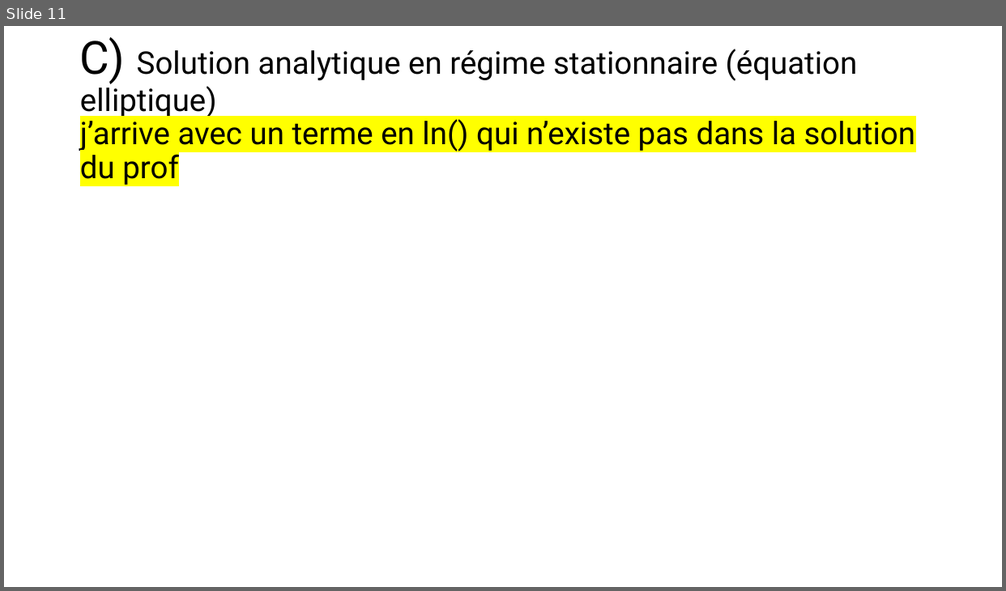
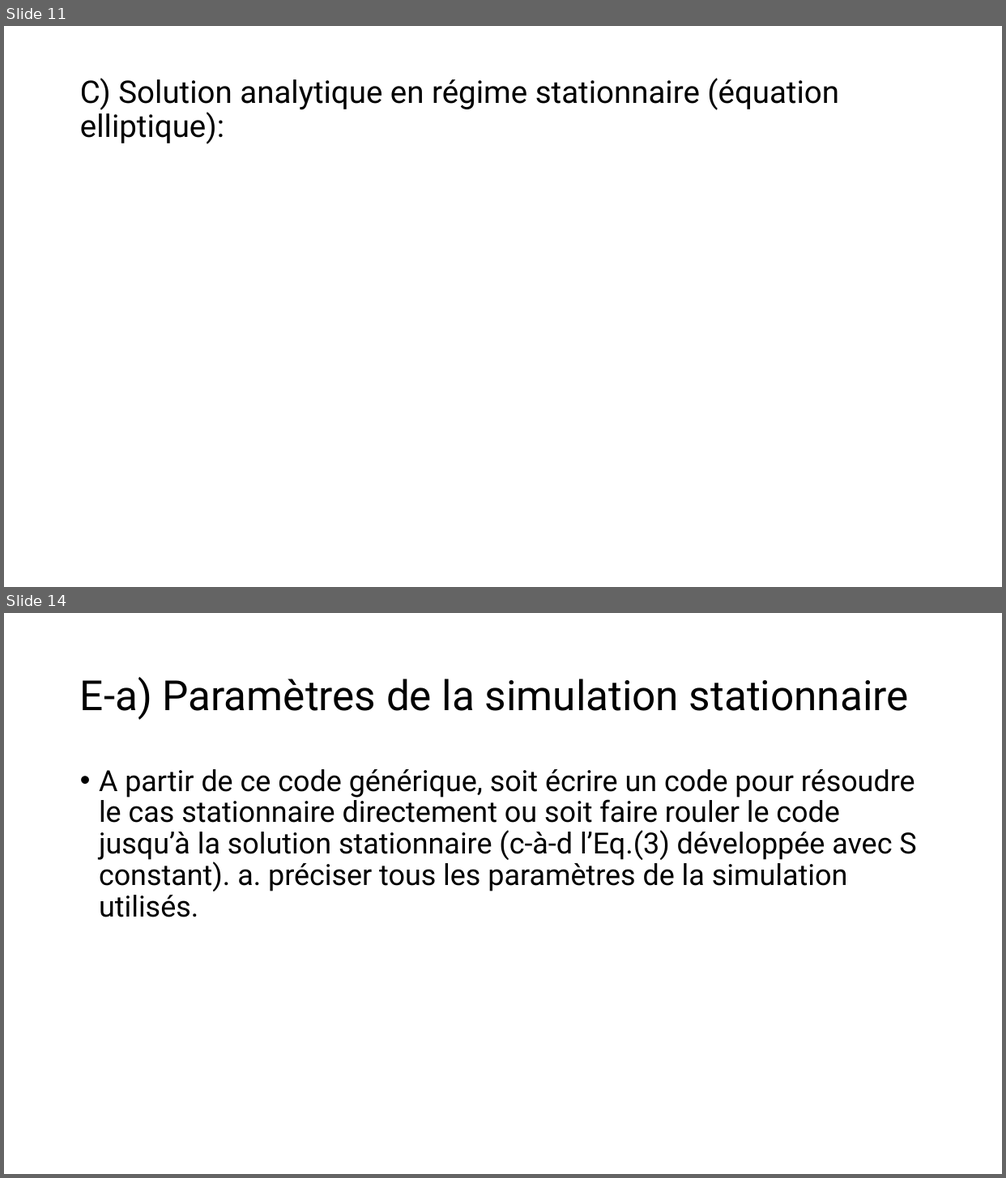
Before and after one commit to mehdibendaya/MEC8211-DEV1, a slide deck: Devoir_1.pptx. Shown one above the other, each under a label of ours: slide 11 before the commit, slides 11 and 14 after it; the slides between them are not shown. The pictures are 1006x591 and 1006x1178 pixels, drawn with LibreOffice and Linux fonts; fonts in the diff are those of the drawing; grey boxes stand for pictures. Boxes give left, top, right and bottom in pixels: in the first picture for what was removed or moved away, otherwise in the second. Text is boxed around its words. In the diff, an @@ line names an element or a change of style, - is before the commit and + after.

```diff
--- a/Devoir_1.pptx
+++ b/Devoir_1.pptx
@@ slide 14 added at <box>4,613,1002,1174</box>, background #FFFFFF @@
@@ title added at <box>80,677,909,720</box>, 40 pt, text #000000 @@
+E-a) Paramètres de la simulation stationnaire
@@ text added at <box>99,769,916,918</box>, 28 pt, text #000000 @@
+• A partir de ce code générique, soit écrire un code pour résoudre le cas stationnaire directement ou soit faire rouler le code jusqu’à la solution stationnaire (c-à-d l’Eq.(3) développée avec S constant). a. préciser tous les paramètres de la simulation utilisés.
@@ slide 11 changed as well @@
@@ title at <box>80,78,839,144</box>: text changed @@
-C) Solution analytique en régime stationnaire (équation elliptique)
-j’arrive avec un terme en ln() qui n’existe pas dans la solution du prof
+C) Solution analytique en régime stationnaire (équation elliptique):
```
Also in this commit, not shown: 9 other slides changed, 7 other slides added, 1 slide removed, 2 other files.
